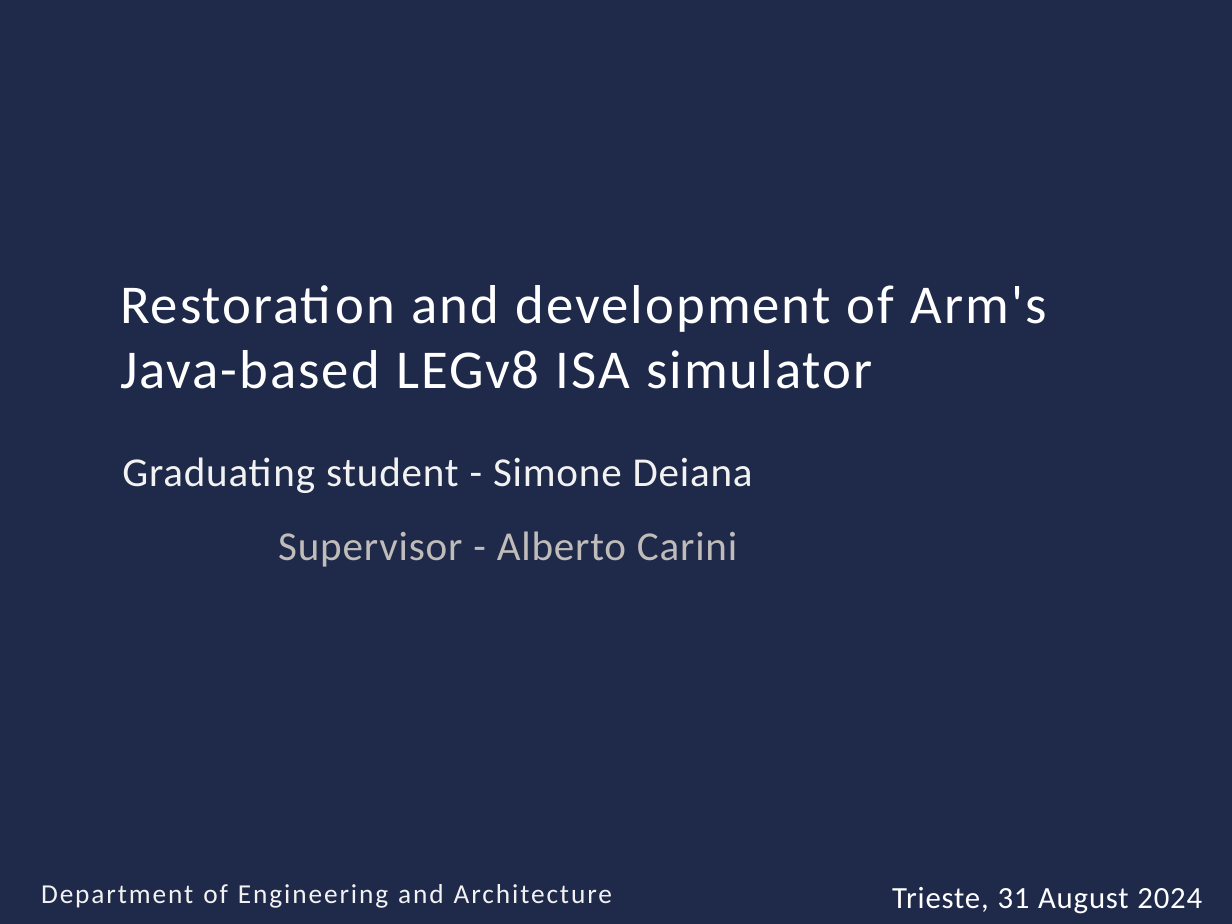
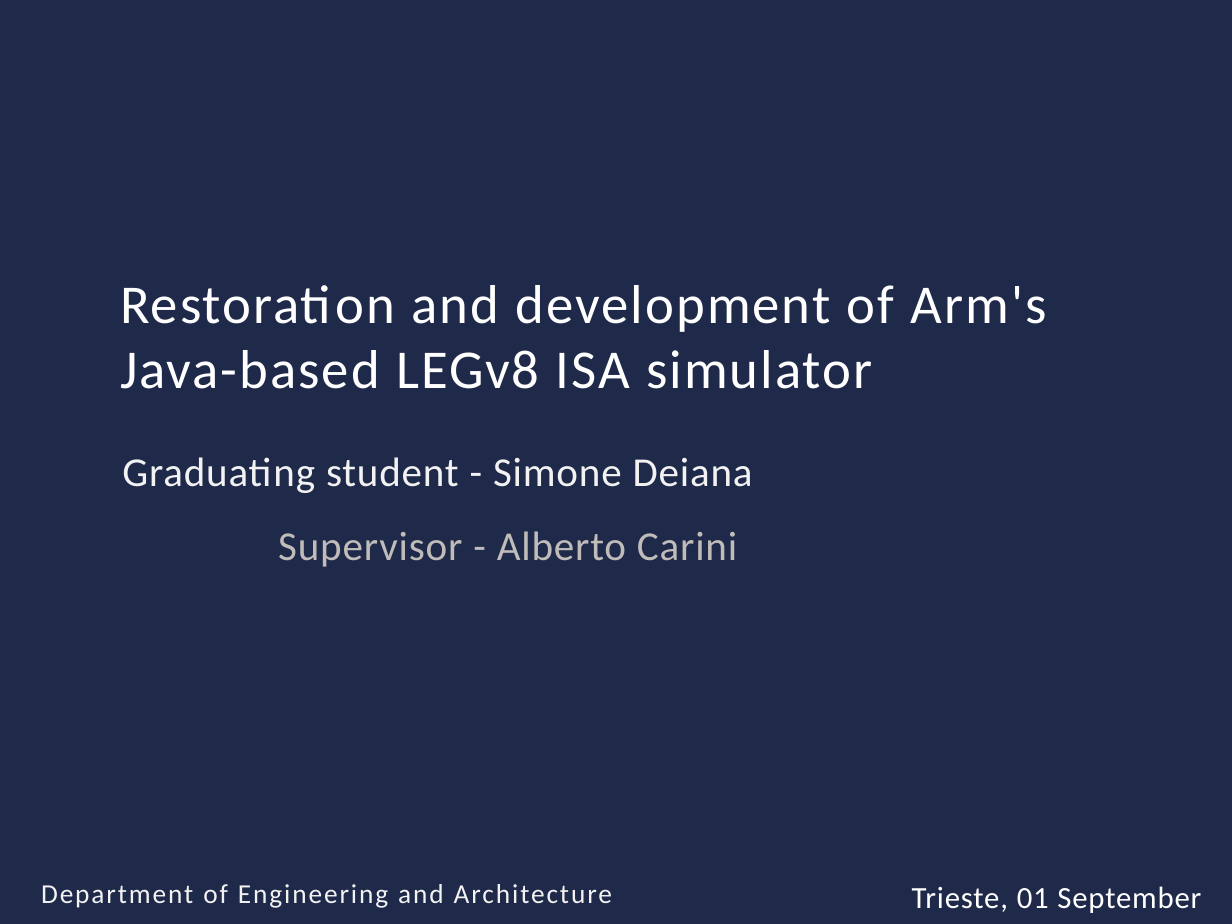
Before and after one commit to simdeistud/bachelors-thesis, a slide deck: slide 1 of SlidesDeiana4_3 -ABRIDGED.pptx. Drawn at 1232x924 pixels with LibreOffice and Linux fonts; fonts in the diff are those of the drawing; background and template pictures are left out. Boxes give left, top, right and bottom in pixels: in the first picture for what was removed or moved away, otherwise in the second. Text is boxed around its words. In the diff, an @@ line names an element or a change of style, - is before the commit and + after.

```diff
--- a/SlidesDeiana4_3 -ABRIDGED.pptx
+++ b/SlidesDeiana4_3 -ABRIDGED.pptx
@@ text at box(912, 886, 1201, 913): text changed @@
-Trieste, 31 August 2024
+Trieste, 01 September 2024
```
Also in this commit, not shown: 9 other slides changed, 1 slide added, 1 other file.
